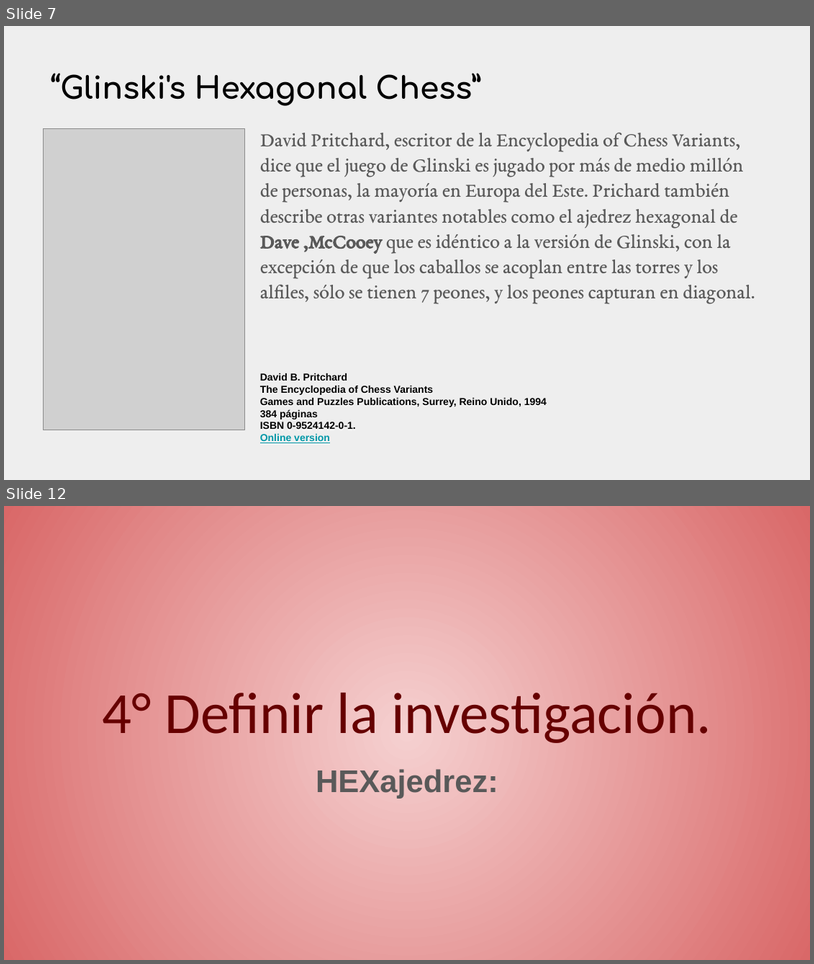
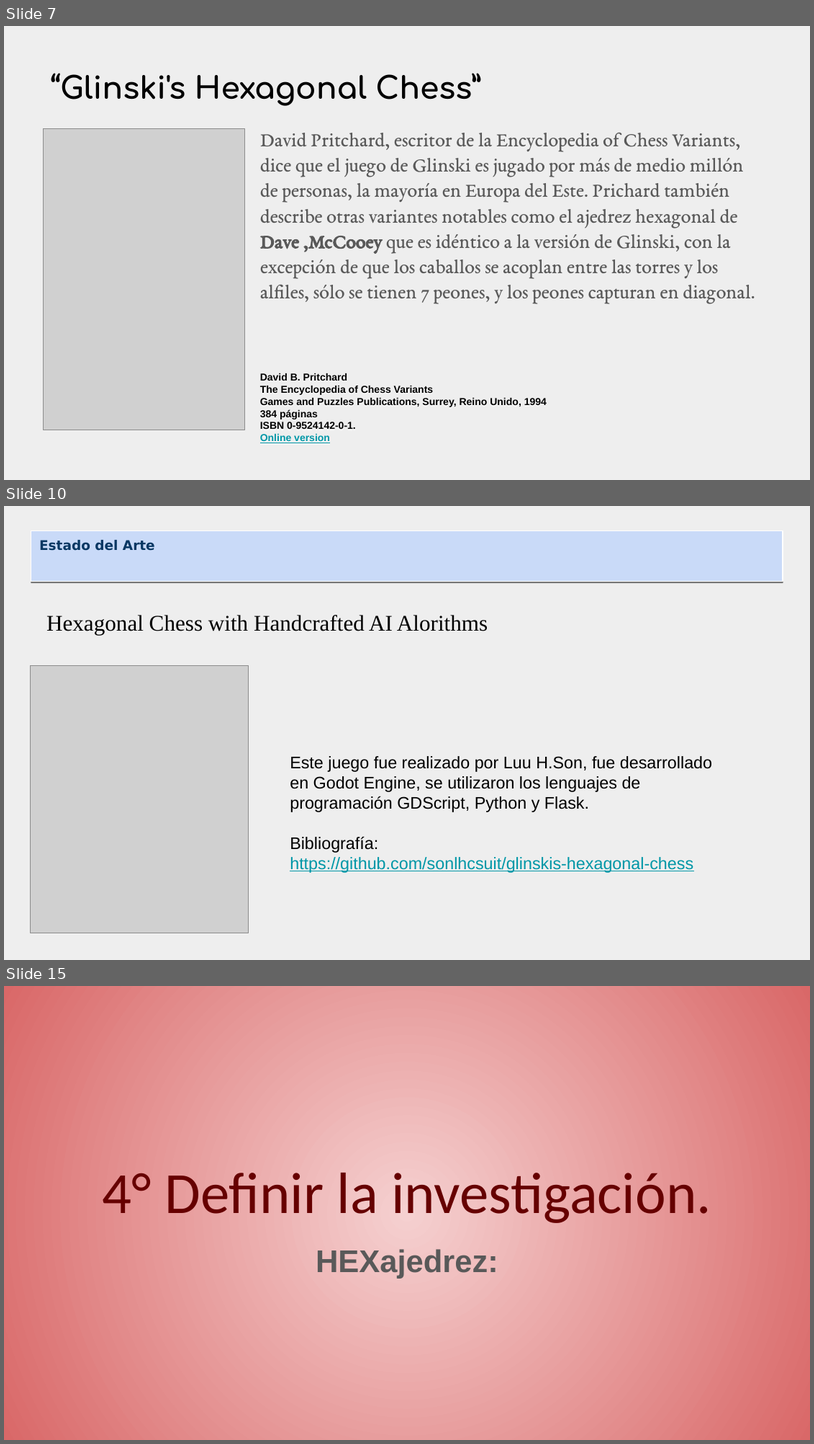
Before and after one commit to raullencinas-frm-utn/Hexajedrez, a slide deck: Hexajedrez - Presentación.odp. Shown one above the other, each under a label of ours: slides 7 and 12 before the commit, slides 7, 10 and 15 after it; the slides between them are not shown. The pictures are 814x964 and 814x1444 pixels, drawn with LibreOffice and Linux fonts; fonts in the diff are those of the drawing; grey boxes stand for pictures. Boxes give left, top, right and bottom in pixels: in the first picture for what was removed or moved away, otherwise in the second. Text is boxed around its words. In the diff, an @@ line names an element or a change of style, - is before the commit and + after.

```diff
--- a/Hexajedrez - Presentación.odp
+++ b/Hexajedrez - Presentación.odp
@@ slide 10 added at (x1=4, y1=506, x2=810, y2=960), background #EEEEEE @@
@@ title added at (x1=31, y1=531, x2=783, y2=582), fill #C9DAF8, outline #FFFFFF 0.74 pt, 11.9 pt, text #073763, bold @@
+Estado del Arte
@@ text added at (x1=46, y1=615, x2=488, y2=635), 20 pt, text #000000 @@
+Hexagonal Chess with Handcrafted AI Alorithms
@@ picture added at (x1=31, y1=666, x2=249, y2=932) @@
@@ text added at (x1=290, y1=756, x2=712, y2=872), 15 pt, text #000000 @@
+Este juego fue realizado por Luu H.Son, fue desarrollado en Godot Engine, se utilizaron los lenguajes de programación GDScript, Python y Flask.
+Bibliografía:
+https://github.com/sonlhcsuit/glinskis-hexagonal-chess
@@ what was slide 12 is now slide 15 @@
```
Also in this commit, not shown: 6 slides changed, 10 other slides added, 2 slides removed, 1 other file.
